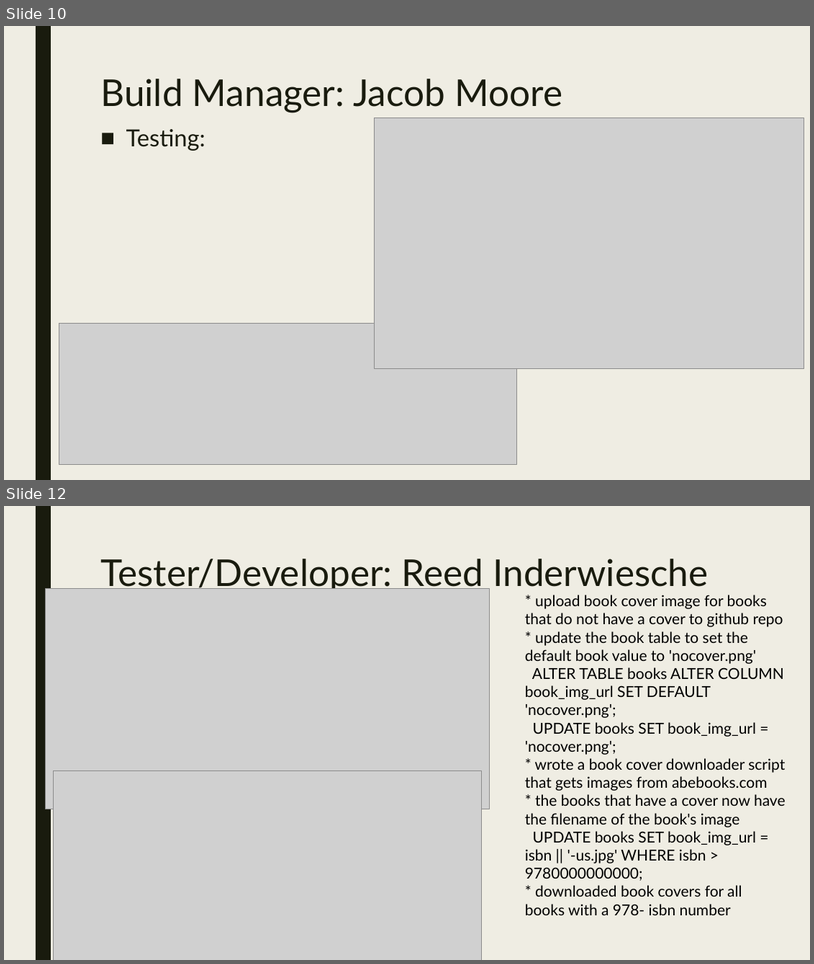
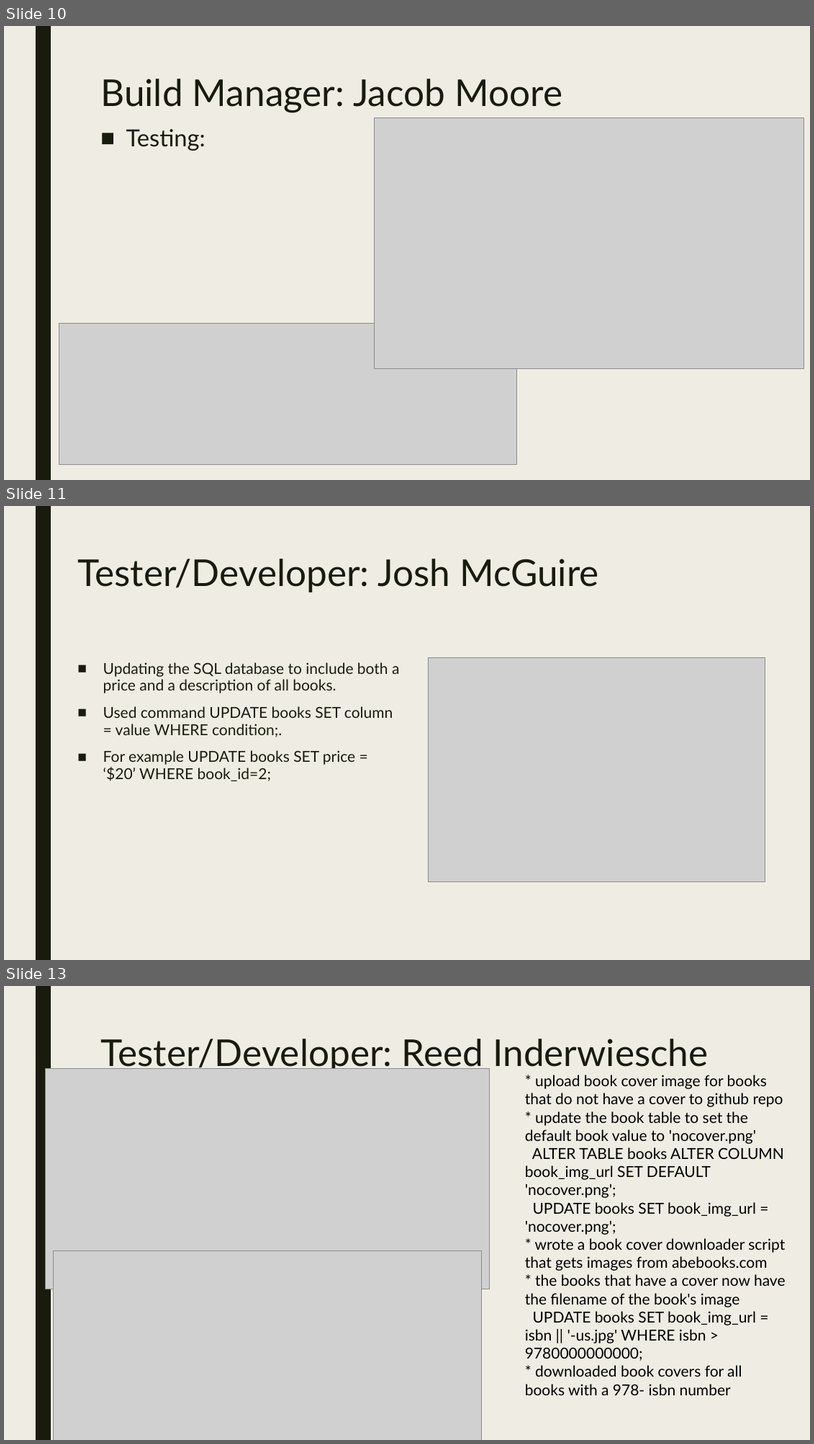
Before and after one commit to Jake25k/CSC439, a slide deck: PowerPoint Slides/csc439_sprint3_final.pptx. Shown one above the other, each under a label of ours: slides 10 and 12 before the commit, slides 10, 11 and 13 after it; the slides between them are not shown. The pictures are 814x964 and 814x1444 pixels, drawn with LibreOffice and Linux fonts; fonts in the diff are those of the drawing; grey boxes stand for pictures. Boxes give left, top, right and bottom in pixels: in the first picture for what was removed or moved away, otherwise in the second. Text is boxed around its words. In the diff, an @@ line names an element or a change of style, - is before the commit and + after.

```diff
--- a/PowerPoint Slides/csc439_sprint3_final.pptx
+++ b/PowerPoint Slides/csc439_sprint3_final.pptx
@@ slide 11 added at (x1=4, y1=506, x2=810, y2=960), background #EFEDE3 @@
@@ rectangle added at (x1=36, y1=506, x2=51, y2=960), fill #191B0E @@
@@ title added at (x1=77, y1=559, x2=599, y2=592), 44 pt, text #191B0E @@
+Tester/Developer: Josh McGuire
@@ text added at (x1=103, y1=662, x2=399, y2=781), 18 pt, text #191B0E @@
+■ Updating the SQL database to include both a price and a description of all books.
+■ Used command UPDATE books SET column = value WHERE condition;.
+■ For example UPDATE books SET price = ‘$20’ WHERE book_id=2;
@@ picture added at (x1=428, y1=657, x2=766, y2=882) @@
@@ what was slide 12 is now slide 13 @@
```
Also in this commit, not shown: 2 slides changed, 2 slides removed.
